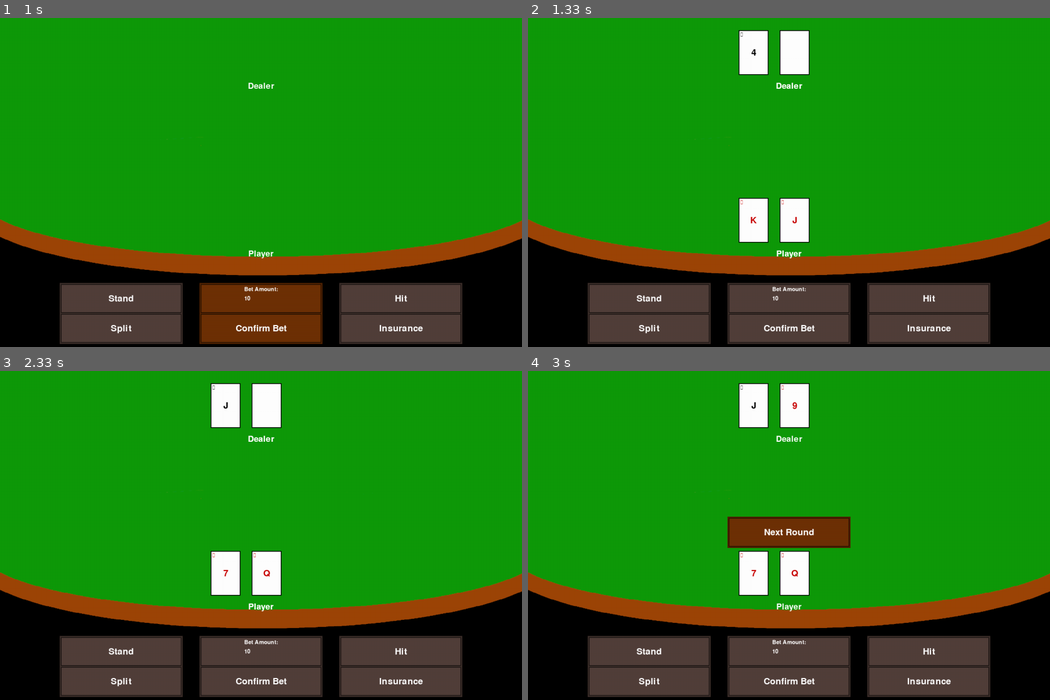
Above: before the commit, frames 1-4 (two rows, left to right).
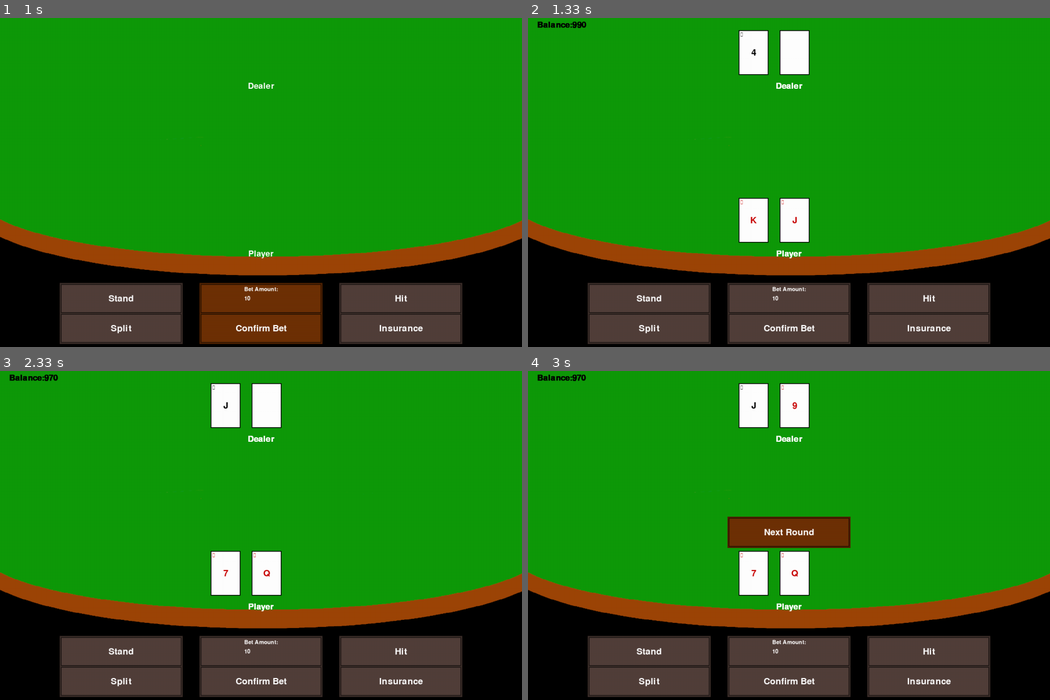
Above: after the commit, the same moments.

Repository: CDonners/None-Exam-Assessment-2026-AQA
Game: pygame game, started from bankrollBust/main.py
The game is run twice, just before and just after one commit, with the same random seed, the same clock (stepped at 60 frames per second) and the same inputs.
Inputs (mouse positions are in pixels of both pictures, inside the frame that each line leads up to):
- Up to frame 1 (1 s): press the mouse at (261, 123) at 0.37 s; move the mouse to (266, 202) at 0.47 s; release the mouse at (276, 277) at 0.6 s; click "Start Game" at 0.78 s
- Up to frame 2 (1.33 s): click "Confirm Bet" at 1.08 s
- Up to frame 3 (2.33 s): press the mouse at (261, 532) at 1.4 s; move the mouse to (203, 584) at 1.5 s; release the mouse at (146, 637) at 1.63 s; press the mouse at (261, 532) at 1.73 s; move the mouse to (229, 591) at 1.83 s; release the mouse at (193, 650) at 1.97 s; click "Confirm Bet" at 2.08 s
- Up to frame 4 (3 s): click (663, 657) at 2.42 s; click (621, 456) at 2.75 s

Frame 1 is identical in both runs. In frame 2, 0.2% of the frame differs, in the area x 1-53%, y 1-74%; in frame 3, 0.2%; in frame 4, 0.2%.

Commit message:
Adding bet amounts and Balance

Diff:
--- a/bankrollBust/gameLogic.py
+++ b/bankrollBust/gameLogic.py
@@ -70,13 +70,15 @@
             for _ in range(noOfNPCs):
                 self.NPCs.append(self.gameSetup.createNPC())
         self.players = self.NPCs[:] # A list for all the players, cloning the NPCs list
-        self.players.insert((len(self.NPCs))//2, self.user) # Insert the User object into the middle of the list with a left bias
+        self.userIndex = (len(self.NPCs))//2
+        self.players.insert(self.userIndex, self.user) # Insert the User object into the middle of the list with a left bias
         self.getPlayerSeats()
         self.players.append(dealer())
         self.playerSeats[self.players[len(self.players)-1]] = (700, 200)
         self.stoodHands = {}
         self.bustPlayers = 0
         self.playerTexts = []
+        self.betTexts = []
         self.createPlayerTexts()
 
     def initialDeal(self):
@@ -104,17 +106,37 @@
             self.playerSeats[self.players[i - startingPos]] = seatingPositions[i]
 
     def createPlayerTexts(self):
-        player_font = pygame.font.SysFont("", 32) # Sets the font to pygame default with size 22
-        for player in self.players:
+        playerFont = pygame.font.SysFont("", 32) # Sets the font to pygame default with size 22
+        for playerObj in self.players:
             # Creating the text for the player
-            player_text_surface = player_font.render(f"{player.name}", True, (255, 255, 255)) # Creates text surface with colour black
-            player_text_rect = player_text_surface.get_rect(center=self.playerSeats[player])
-            self.playerTexts.append([player_text_surface, player_text_rect])
+            playerTextSurface = playerFont.render(f"{playerObj.name}", True, (255, 255, 255)) # Creates text surface with colour black
+            playerTextRect = playerTextSurface.get_rect(center=self.playerSeats[playerObj])
+            self.playerTexts.append([playerTextSurface, playerTextRect])
 
     def drawPlayerTexts(self):
         for text in self.playerTexts:
-            player_surface, player_rect = text[0], text[1]
-            self.screen.blit(player_surface, player_rect)
+            playerSurface, playerRect = text[0], text[1]
+            self.screen.blit(playerSurface, playerRect)
+
+    def createPlayerBetTexts(self):
+        betFont = pygame.font.SysFont("", 28) # Sets the font to pygame default with size 22
+        for playerObj in self.players:
+            if playerObj.name != "Dealer":
+                betCentre = (self.playerSeats[playerObj][0], self.playerSeats[playerObj][1]+25)
+                betTextSurface = betFont.render(f"Bet: {playerObj.bet}", True, (255, 255, 255)) # Creates text surface with colour black
+                betTextRect = betTextSurface.get_rect(center=betCentre)
+                self.betTexts.append([betTextSurface, betTextRect])
+
+    def updateBet(self, betIndex):
+        betFont = pygame.font.SysFont("", 28) # Sets the font to pygame default with size 22
+        playerObj = self.players[betIndex]
+        betTextSurface = betFont.render(f"Bet: {playerObj.bet}", True, (255, 255, 255)) # Creates text surface with colour black
+        self.betTexts[betIndex][0] = betTextSurface
+
+    def drawPlayerBets(self):
+        for text in self.betTexts:
+            betSurface, betRect = text[0], text[1]
+            self.screen.blit(betSurface, betRect)
 
     def drawHands(self, playerObj):
         hand = playerObj.hand
@@ -129,6 +151,14 @@
             x = startX + i * (cardWidth + spacing)  # no overlap
             y = self.playerSeats[playerObj][1] - 30 - cardHeight//2
             card.drawCard(self.screen, (x, y))
+
+    def drawBalance(self):
+        balanceFont = pygame.font.SysFont("", 32) # Sets the font to pygame default with size 22
+        playerBalance = self.players[self.userIndex].bustBux
+        balanceCentre = (25,25)
+        balanceTextSurface = balanceFont.render(f"Balance:{playerBalance}", True, (0, 0, 0)) # Creates text surface with colour black
+        balanceTextRect = balanceTextSurface.get_rect(topleft=balanceCentre)
+        self.screen.blit(balanceTextSurface, balanceTextRect)
 
     def getHandValue(self, playerObj):
         # Get the value of the player's hand
@@ -161,3 +191,6 @@
     def updateImage(self):
         for player in self.players:
             self.drawHands(player)
+        self.drawPlayerTexts()
+        self.drawBalance()
+        self.drawPlayerBets()
